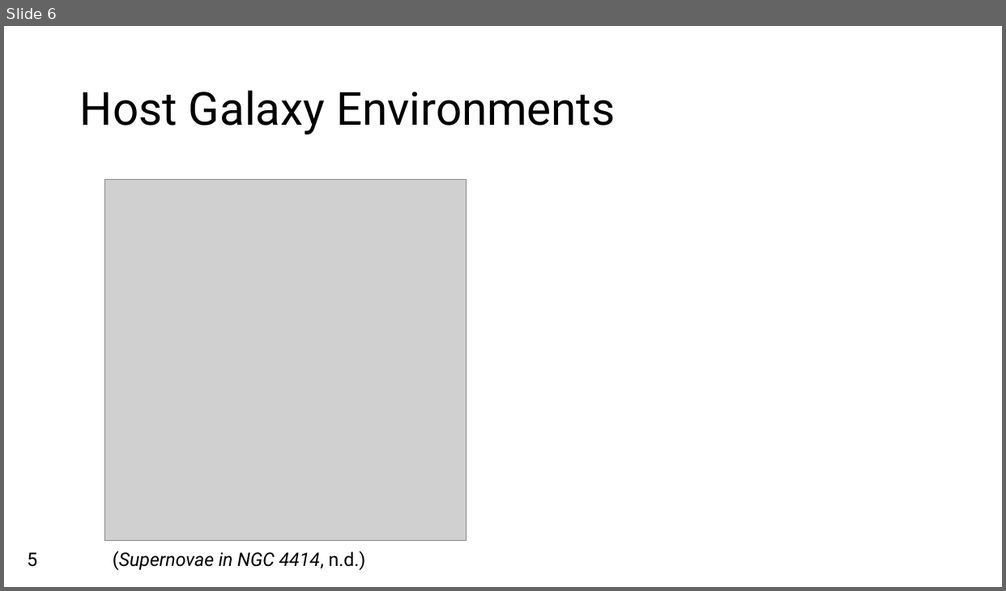
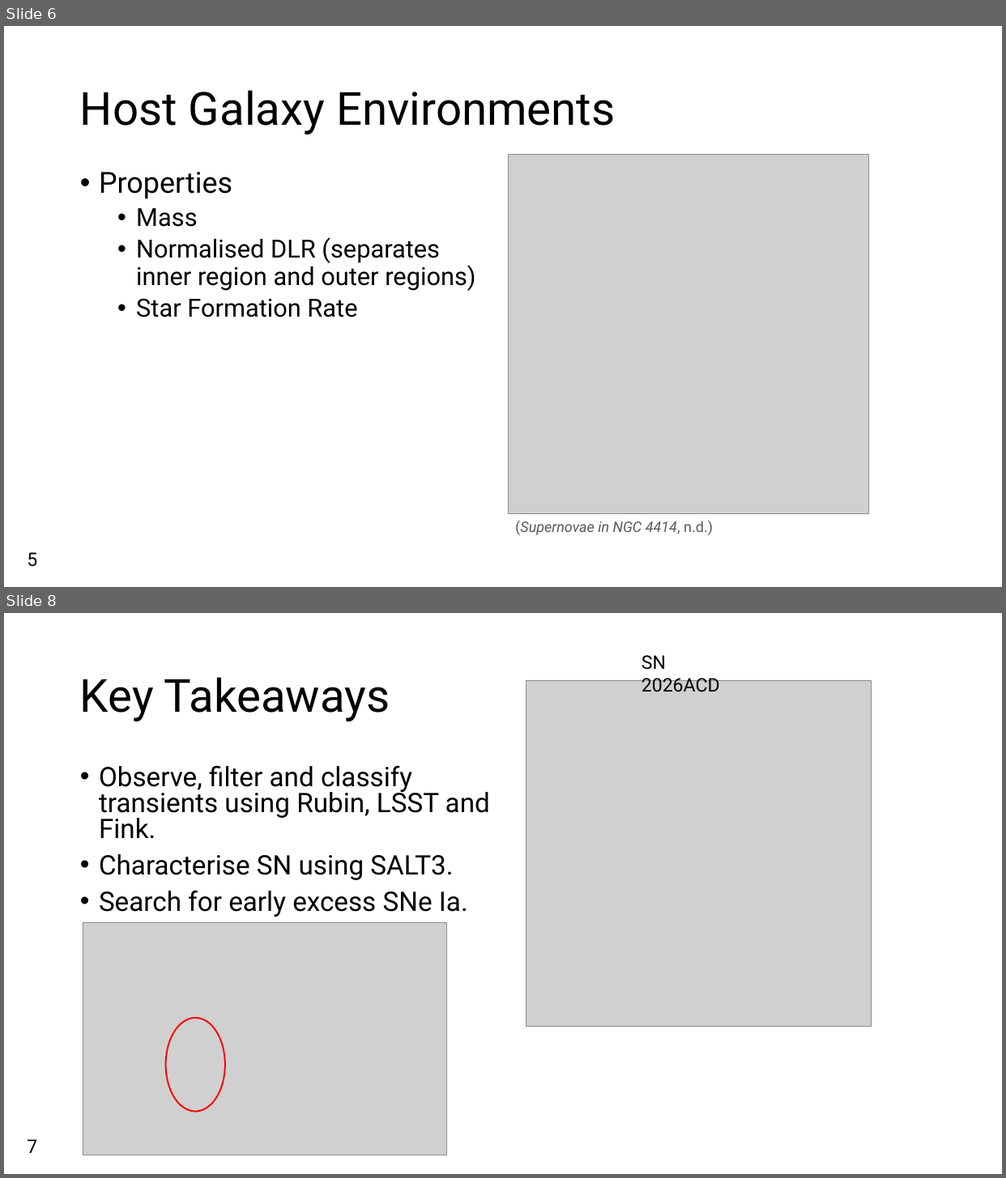
Before and after one commit to Webd0g/Honours_Project, a slide deck: Oral_presentation/Oral_Presentation.pptx. Shown one above the other, each under a label of ours: slide 6 before the commit, slides 6 and 8 after it; the slides between them are not shown. The pictures are 1006x591 and 1006x1178 pixels, drawn with LibreOffice and Linux fonts; fonts in the diff are those of the drawing; grey boxes stand for pictures; background and template pictures are left out. Boxes give left, top, right and bottom in pixels: in the first picture for what was removed or moved away, otherwise in the second. Text is boxed around its words. In the diff, an @@ line names an element or a change of style, - is before the commit and + after.

```diff
--- a/Oral_presentation/Oral_Presentation.pptx
+++ b/Oral_presentation/Oral_Presentation.pptx
@@ slide 8 added at [4,613,1002,1174], background picture (left out) @@
@@ text added at [641,655,720,692], 18 pt, text #000000 @@
+SN 2026ACD
@@ title added at [80,677,390,722], 44 pt, text #000000 @@
+Key Takeaways
@@ picture added at [526,681,872,1027] @@
@@ text added at [99,765,490,917], 25.9 pt, text #000000 @@
+• Observe, filter and classify transients using Rubin, LSST and Fink.
+• Characterise SN using SALT3.
+• Search for early excess SNe Ia.
@@ picture added at [83,923,447,1155] @@
@@ ellipse added at [166,1018,225,1112], outline #FF0000 1.5 pt @@
@@ text added at [27,1139,37,1153], 18 pt, text #000000 @@
+7
@@ slide 6 changed as well @@
@@ picture added at [508,155,868,515] @@
@@ text added at [99,172,475,318], 24 pt, text #000000 @@
+• Properties
+  • Mass
+  • Normalised DLR (separates inner region and outer regions)
+  • Star Formation Rate
@@ picture removed at [105,180,466,541] @@
@@ text "(Supernovae in NGC 4414, n.d.)": place and size @@
-text "(Supernovae in NGC 4414, n.d.)" at [113,551,366,570]
+text "(Supernovae in NGC 4414, n.d.)" at [515,521,713,535]
@@ text "(Supernovae in NGC 4414, n.d.)" at [515,521,713,535]: size 18 to 14 pt, text colour #000000 to #595959 @@
```
Also in this commit, not shown: 6 other slides changed, 1 other slide added, 20 other files.
